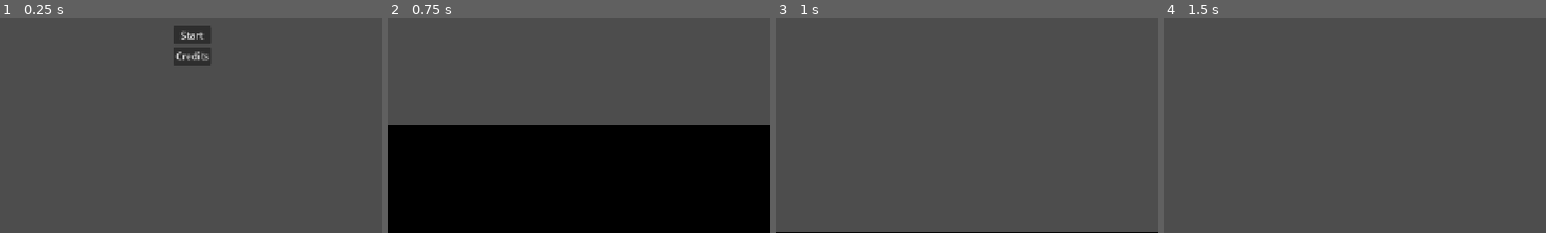
Above: before the commit, frames 1-4 (left to right).
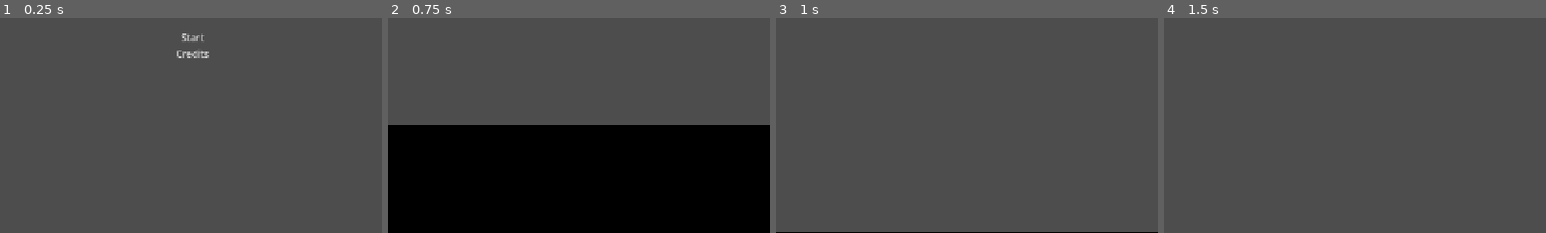
Above: after the commit, the same moments.

Repository: guimafelipe/hidenseek
Game: Godot game, scene res://Scenes/main_menu.tscn
Same seed, same stepped clock (60 frames per second), same inputs: the game is played once before the commit and once after it. The engine's default icon, where the game draws it, is replaced by a stand-in: a white triangle on a blue panel in a dark square.
Inputs (mouse positions are % of the whole screen's width and height, from its top left):
- Up to frame 1 (0.25 s): no input
- Up to frame 2 (0.75 s): click "Start" at 0.5 s
- Up to frame 3 (1 s): no input
- Up to frame 4 (1.5 s): move the mouse to (72, 45) at 1.27 s; press the mouse at (72, 45) at 1.28 s
The pictures show only the part of the screen within x 25-75%, y 44-94%; the shares and areas given below are measured in that part.

The runs differ from the first frame. In frame 1, 1.4% of the frame differs, in the area x 45-55%, y 3-23%; in frame 2, nothing differs; in frame 3, nothing differs; in frame 4, nothing differs.

Commit message:
Adding base theme

Diff:
--- /dev/null
+++ b/Assets/game_theme.tres
@@ -0,0 +1,20 @@
+[gd_resource type="Theme" format=3 uid="uid://c4wkg5o6f2khj"]
+
+[sub_resource type="StyleBoxEmpty" id="StyleBoxEmpty_eneon"]
+
+[sub_resource type="StyleBoxLine" id="StyleBoxLine_cx1d5"]
+color = Color(0.46618086, 0.4661808, 0.4661808, 1)
+vertical = true
+
+[sub_resource type="StyleBoxLine" id="StyleBoxLine_eneon"]
+vertical = true
+
+[sub_resource type="StyleBoxLine" id="StyleBoxLine_q0u26"]
+thickness = 5
+vertical = true
+
+[resource]
+Button/styles/disabled = SubResource("StyleBoxEmpty_eneon")
+Button/styles/hover = SubResource("StyleBoxLine_cx1d5")
+Button/styles/normal = SubResource("StyleBoxLine_eneon")
+Button/styles/pressed = SubResource("StyleBoxLine_q0u26")
--- a/project.godot
+++ b/project.godot
@@ -30,6 +30,10 @@
 
 project/assembly_name="hidenseek"
 
+[gui]
+
+theme/custom="uid://c4wkg5o6f2khj"
+
 [input]
 
 mouse_click={
